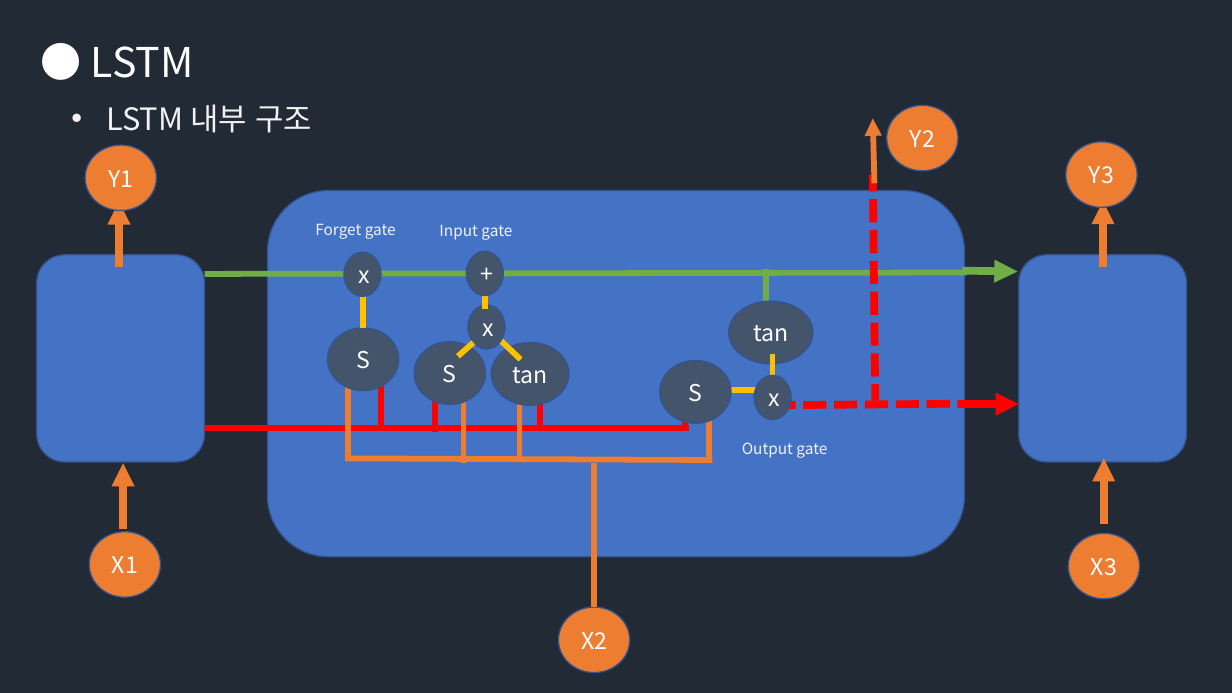
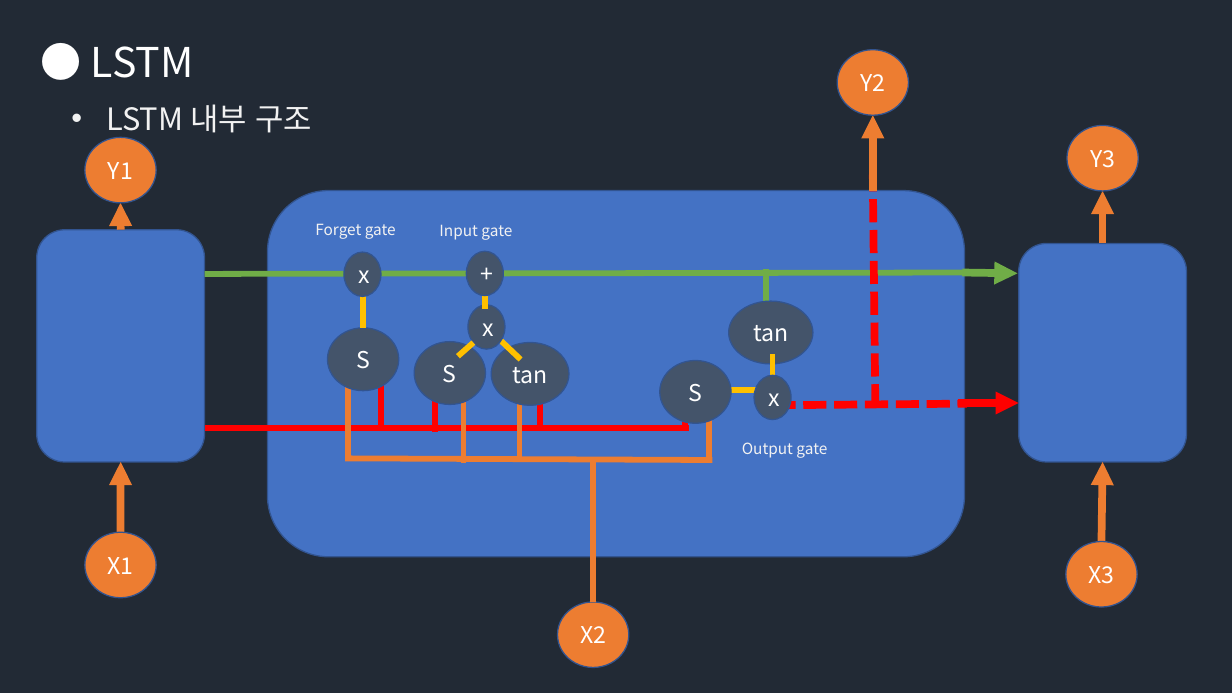
Before and after one commit to Groot-Space/Groot-space.github.io, a slide deck: slide 3 of assets/images/LSTM/LSTM.pptx. Drawn at 1232x693 pixels with LibreOffice and Linux fonts; fonts in the diff are those of the drawing. Boxes give left, top, right and bottom in pixels: in the first picture for what was removed or moved away, otherwise in the second. Text is boxed around its words. In the diff, an @@ line names an element or a change of style, - is before the commit and + after.

Commit message:
update

```diff
--- a/assets/images/LSTM/LSTM.pptx
+++ b/assets/images/LSTM/LSTM.pptx
@@ ellipse "Y2": place and size @@
-ellipse "Y2" at (887,105,958,171)
+ellipse "Y2" at (837,50,909,116)
@@ text "LSTM 내부 구조" rewrapped from (106,104,312,133) to (106,104,312,139) @@
@@ arrow moved from (874, 183) - (873, 118) to (873, 190) - (873, 116) @@
@@ arrow (873, 190) - (873, 116): stroke #ED7D31 4.5 pt to #ED7D31 6 pt @@
@@ ellipse "Y3": place and size @@
-ellipse "Y3" at (1067,142,1138,208)
+ellipse "Y3" at (1067,126,1139,191)
@@ arrow moved from (119, 267) - (119, 201) to (121, 230) - (120, 203) @@
@@ arrow moved from (1104, 267) - (1104, 201) to (1103, 243) - (1103, 191) @@
@@ rounded rectangle: place and size @@
-rounded rectangle at (37,255,205,462)
+rounded rectangle at (37,230,205,462)
@@ rounded rectangle: place and size @@
-rounded rectangle at (1019,255,1188,462)
+rounded rectangle at (1019,243,1188,462)
@@ arrow moved from (123, 529) - (123, 463) to (120, 532) - (121, 462) @@
@@ 2 ellipses, 1 line: place and size @@
-2 ellipses, 1 line at (85,145,629,673)
+2 ellipses, 1 line at (85,138,628,667)
@@ arrow moved from (1104, 524) - (1104, 458) to (1102, 542) - (1103, 462) @@
@@ ellipse "X1": place and size @@
-ellipse "X1" at (89,531,160,597)
+ellipse "X1" at (85,532,156,598)
@@ ellipse "X3": place and size @@
-ellipse "X3" at (1068,533,1140,599)
+ellipse "X3" at (1067,542,1138,607)
```
Also in this commit, not shown: 1 other slide changed, 1 slide added, 7 slides removed.
